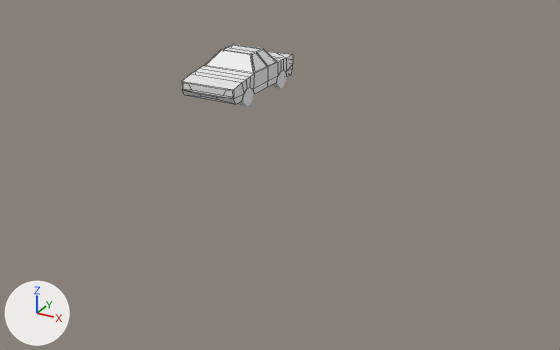
Two versions of the Blender file WIP/vehicules.blend, one commit apart.
One viewpoint serves both versions: a camera (50 mm lens) standing at (13.69, -22.02, 8.22) and looking at (4.19, -4.75, -0.42). The axes (+X, +Y, +Z) are drawn at lower left. The lights are the same throughout. The older version comes first. Mesh edges are drawn as thin lines on the coarser meshes.
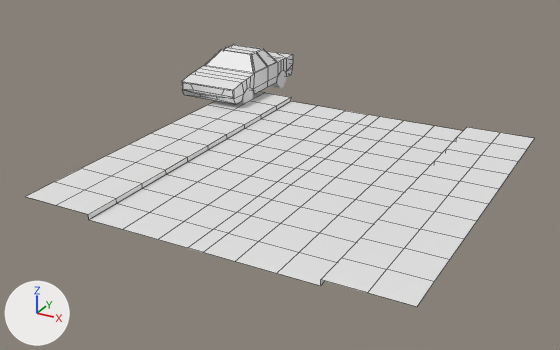
Location of each change, [x1, y1, x2, y2] in pixels of the pictures (560 x 350 px):
'Plane', added
    after: [25, 91, 535, 306]

Patch to the scene script:
```diff
--- a/WIP/vehicules.blend.py
+++ b/WIP/vehicules.blend.py
@@ me_plane @@
+me_plane.from_pydata(...)  # 154 vertices, 130 faces; spans x -5.0..5.0, y -5.0..5.0, z 0.0..0.14
+me_plane.materials.append(mat_material_001)  # its picture is missing
@@ ob_plane @@
+ob_plane = bpy.data.objects.new('Plane', me_plane)
+ob_plane.location = (5.0, -5.0, 0.0)
```
